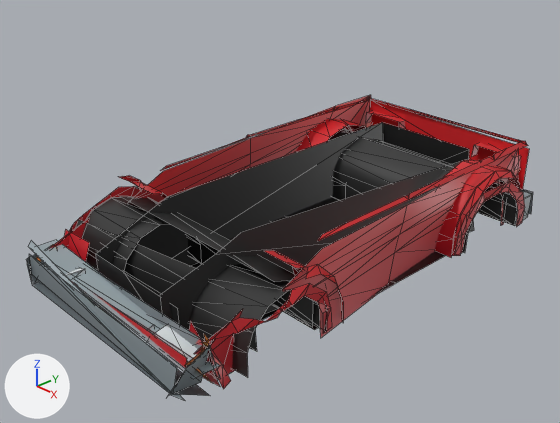
One commit to the Blender file Box!Box!BOX!/Assets/Assets/car_hatchback.blend: the scene before it, then after it.
Before and after are seen from a camera (50 mm lens) standing at (0.84, -0.847, 0.622) and looking at (0.001, -0.059, 0.072). The axes (+X, +Y, +Z) are drawn at lower left. The lights are the same throughout. The older version comes first. Mesh edges are drawn as thin lines. The same objects are shown in both versions, whatever each file hides.

Objects in the first picture: 'car_hatchback_bottom.001'.
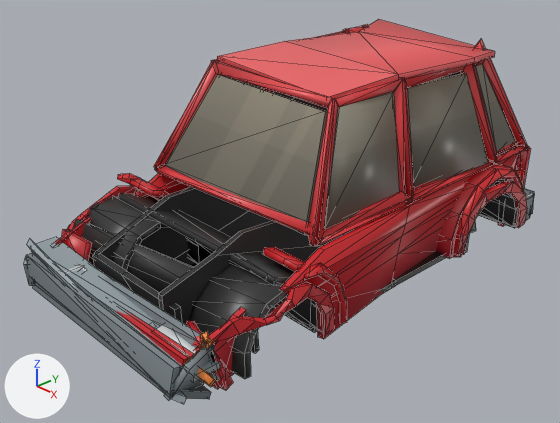
What differs and where, as boxes (x1, y1, x2, y2) in the pictures (560 x 423 px):
'car_hatchback_bottom.001', reshaped, modifiers changed (26% taller): before (26, 95, 533, 400); after (24, 19, 535, 404)
part 1 of me_cube_003, built on: before (133, 95, 529, 241); after (135, 19, 531, 246)

The change, as a diff of the scene's bpy script:
```diff
--- a/Box!Box!BOX!/Assets/Assets/car_hatchback.blend.py
+++ b/Box!Box!BOX!/Assets/Assets/car_hatchback.blend.py
@@ me_cube_003 @@
 # used by ob_car_hatchback_bottom_001; location = (0.0, 0.0, 0.0)
-me_cube_003.from_pydata(...)  # 770 vertices, 486 faces; spans x -0.229..0.228, y -0.426..0.395, z -0.044..0.135
+me_cube_003.from_pydata(...)  # 970 vertices, 572 faces; spans x -0.229..0.228, y -0.426..0.395, z -0.044..0.322
+# me_cube_003 part 1
+# 52 vertices in x -0.192..0.188, y -0.164..0.377, z 0.126..0.135 move by (0.0, 0.0, -0.006)
+# 28 vertices in x -0.19..0.189, y -0.162..0.385, z 0.124..0.135 move by (0.0, 0.0, -0.007)
+# 200 vertices are added at x -0.199..0.189, y -0.17..0.376, z 0.114..0.322
+# 86 new faces join them
 me_cube_003.materials.append(mat_citybits_texture)
@@ ob_car_hatchback_bottom_001 @@
 ob_car_hatchback_bottom_001.location = (0.0, 0.0, 0.0)
+_m = ob_car_hatchback_bottom_001.modifiers.new('Solidify', 'SOLIDIFY')
+_m.offset = 0.0
```
